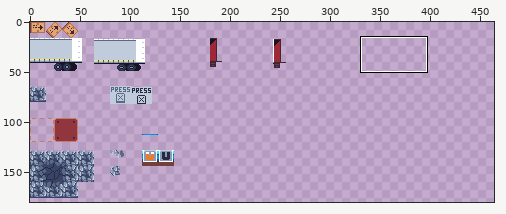
Two states of a sprite sheet, res/gfx/entities.png. The picture above shows the old version from afar; the outline marks the close-up.
Close-up. Before the commit:
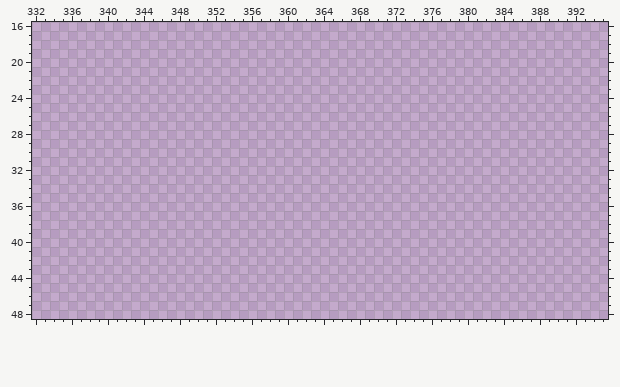
The file is 512x512 pixels. Shown: x 332..395, y 16..48. The wide view leaves out empty margins. The commit also changed other parts of the picture, which this record leaves out.
The result:
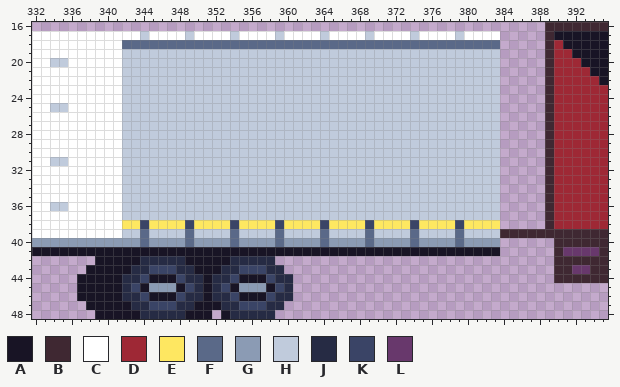
Palette (. is transparent): A #181425  B #3f2832  C #ffffff  D #9e2835  E #fee761  F #5a6988  G #8b9bb4  H #c0cbdc  J #262b44  K #3a4466  L #68386c
The exact change:
Changed rows in their new state; - is an unchanged pixel.
first column x 332:
16 ---------------------------------------------------------BBBBBBB
17 CCCCCCCCCCCCHCCCCHCCCCHCCCCHCCCCHCCCCHCCCCHCCCCHCCCC-----BAAAAAA
18 CCCCCCCCCCFFFFFFFFFFFFFFFFFFFFFFFFFFFFFFFFFFFFFFFFFF-----BDAAAAA
19 CCCCCCCCCCHHHHHHHHHHHHHHHHHHHHHHHHHHHHHHHHHHHHHHHHHH-----BDDAAAA
20 CCHHCCCCCCHHHHHHHHHHHHHHHHHHHHHHHHHHHHHHHHHHHHHHHHHH-----BDDDAAA
21 CCCCCCCCCCHHHHHHHHHHHHHHHHHHHHHHHHHHHHHHHHHHHHHHHHHH-----BDDDDAA
22 CCCCCCCCCCHHHHHHHHHHHHHHHHHHHHHHHHHHHHHHHHHHHHHHHHHH-----BDDDDDA
23 CCCCCCCCCCHHHHHHHHHHHHHHHHHHHHHHHHHHHHHHHHHHHHHHHHHH-----BDDDDDD
24 CCCCCCCCCCHHHHHHHHHHHHHHHHHHHHHHHHHHHHHHHHHHHHHHHHHH-----BDDDDDD
25 CCHHCCCCCCHHHHHHHHHHHHHHHHHHHHHHHHHHHHHHHHHHHHHHHHHH-----BDDDDDD
26 CCCCCCCCCCHHHHHHHHHHHHHHHHHHHHHHHHHHHHHHHHHHHHHHHHHH-----BDDDDDD
27 CCCCCCCCCCHHHHHHHHHHHHHHHHHHHHHHHHHHHHHHHHHHHHHHHHHH-----BDDDDDD
28 CCCCCCCCCCHHHHHHHHHHHHHHHHHHHHHHHHHHHHHHHHHHHHHHHHHH-----BDDDDDD
29 CCCCCCCCCCHHHHHHHHHHHHHHHHHHHHHHHHHHHHHHHHHHHHHHHHHH-----BDDDDDD
30 CCCCCCCCCCHHHHHHHHHHHHHHHHHHHHHHHHHHHHHHHHHHHHHHHHHH-----BDDDDDD
31 CCHHCCCCCCHHHHHHHHHHHHHHHHHHHHHHHHHHHHHHHHHHHHHHHHHH-----BDDDDDD
32 CCCCCCCCCCHHHHHHHHHHHHHHHHHHHHHHHHHHHHHHHHHHHHHHHHHH-----BDDDDDD
33 CCCCCCCCCCHHHHHHHHHHHHHHHHHHHHHHHHHHHHHHHHHHHHHHHHHH-----BDDDDDD
34 CCCCCCCCCCHHHHHHHHHHHHHHHHHHHHHHHHHHHHHHHHHHHHHHHHHH-----BDDDDDD
35 CCCCCCCCCCHHHHHHHHHHHHHHHHHHHHHHHHHHHHHHHHHHHHHHHHHH-----BDDDDDD
36 CCHHCCCCCCHHHHHHHHHHHHHHHHHHHHHHHHHHHHHHHHHHHHHHHHHH-----BDDDDDD
37 CCCCCCCCCCHHHHHHHHHHHHHHHHHHHHHHHHHHHHHHHHHHHHHHHHHH-----BDDDDDD
38 CCCCCCCCCCEEKEEEEKEEEEKEEEEKEEEEKEEEEKEEEEKEEEEKEEEE-----BDDDDDD
39 CCCCCCCCCCHHFHHHHFHHHHFHHHHFHHHHFHHHHFHHHHFHHHHFHHHHBBBBBBBBBBBB
40 GGGGGGGGGGGGFGGGGFGGGGFGGGGFGGGGFGGGGFGGGGFGGGGFGGGG------BBBBBB
41 AAAAAAAAAAAAAAAAAAAAAAAAAAAAAAAAAAAAAAAAAAAAAAAAAAAA------BLLLLB
42 -------AAAAAJJJJJAAAAAJJJJJ-------------------------------BBBBBB
43 ------AAAAAJJKKKJJAAAJJKKKJJ------------------------------BBLLBB
44 -----AAAAAJJKAAAKJJAJJKAAAKJJ-----------------------------BBBBBB
45 -----AAAAAJKAGGGAKJAJKAGGGAKJ-----------------------------------
46 -----AAAAAJJKAAAKJJAJJKAAAKJJ-----------------------------------
47 ------AAAAAJJKKKJJAAAJJKKKJJ------------------------------------
48 -------AAAAAJJJJJAAA-AJJJJJ-------------------------------------
